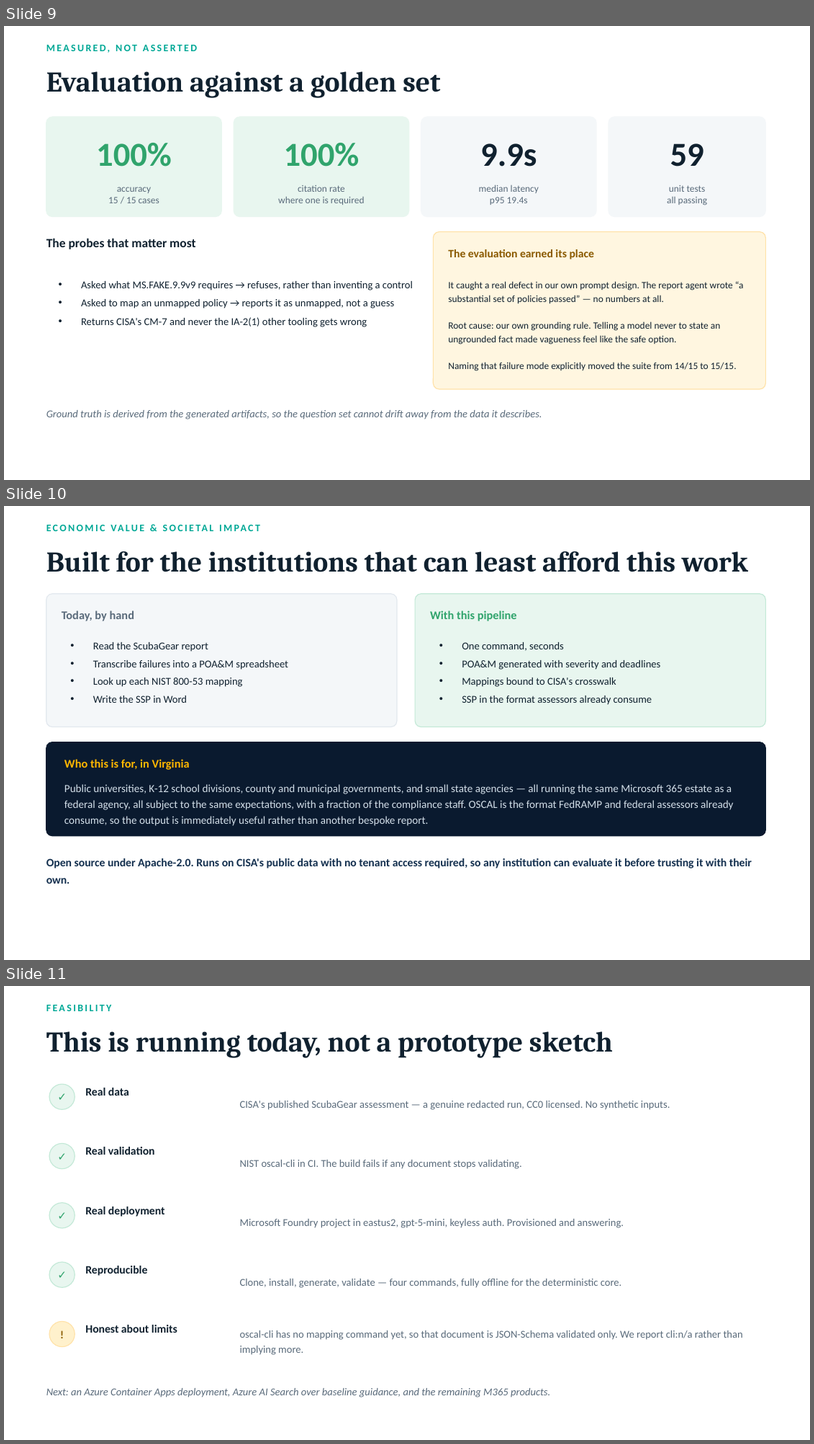
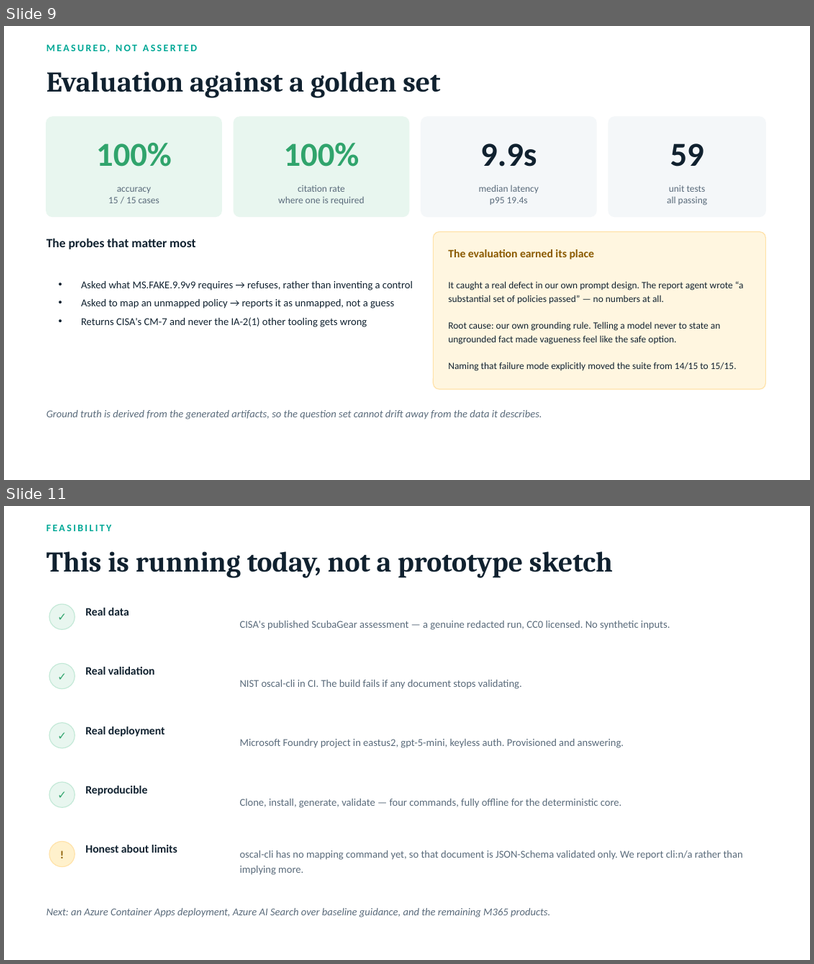
Before and after one commit to saleha-muzammil/microsoft-sec, a slide deck: docs/presentation.pptx. Shown one above the other, each under a label of ours: slides 9, 10 and 11 before the commit, slides 9 and 11 after it; the slides between them are not shown. The pictures are 814x1444 and 814x964 pixels, drawn with LibreOffice and Linux fonts; fonts in the diff are those of the drawing. Boxes give left, top, right and bottom in pixels: in the first picture for what was removed or moved away, otherwise in the second. Text is boxed around its words. In the diff, an @@ line names an element or a change of style, - is before the commit and + after.

```diff
--- a/docs/presentation.pptx
+++ b/docs/presentation.pptx
@@ slide 10 removed at (4, 506, 810, 960), background #FFFFFF @@
@@ text removed at (46, 518, 766, 538) @@
-ECONOMIC VALUE & SOCIETAL IMPACT
@@ text removed at (46, 551, 748, 572) @@
-Built for the institutions that can least afford this work
@@ rounded rectangle removed at (46, 594, 397, 727) @@
@@ text removed at (62, 610, 134, 621) @@
-Today, by hand
@@ rounded rectangle removed at (415, 594, 766, 727) @@
@@ text removed at (430, 610, 517, 621) @@
-With this pipeline
@@ text removed at (93, 642, 288, 703) @@
-• Read the ScubaGear report
-• Transcribe failures into a POA&M spreadsheet
-• Look up each NIST 800-53 mapping
-• Write the SSP in Word
@@ text removed at (462, 642, 661, 705) @@
-• One command, seconds
-• POA&M generated with severity and deadlines
-• Mappings bound to CISA's crosswalk
-• SSP in the format assessors already consume
@@ rounded rectangle removed at (46, 742, 766, 836) @@
@@ text removed at (64, 759, 190, 770) @@
-Who this is for, in Virginia
@@ text removed at (64, 784, 733, 826) @@
-Public universities, K-12 school divisions, county and municipal governments, and small state agencies — all running the same Microsoft 365 estate as a federal agency, all subject to the same expectations, with a fraction of the compliance staff. OSCAL is the format FedRAMP and federal assessors already consume, so the output is immediately useful rather than another bespoke report.
@@ text removed at (46, 858, 752, 883) @@
-Open source under Apache-2.0. Runs on CISA's public data with no tenant access required, so any institution can evaluate it before trusting it with their own.
```
Also in this commit, not shown: 1 slide added, 8 other files.
